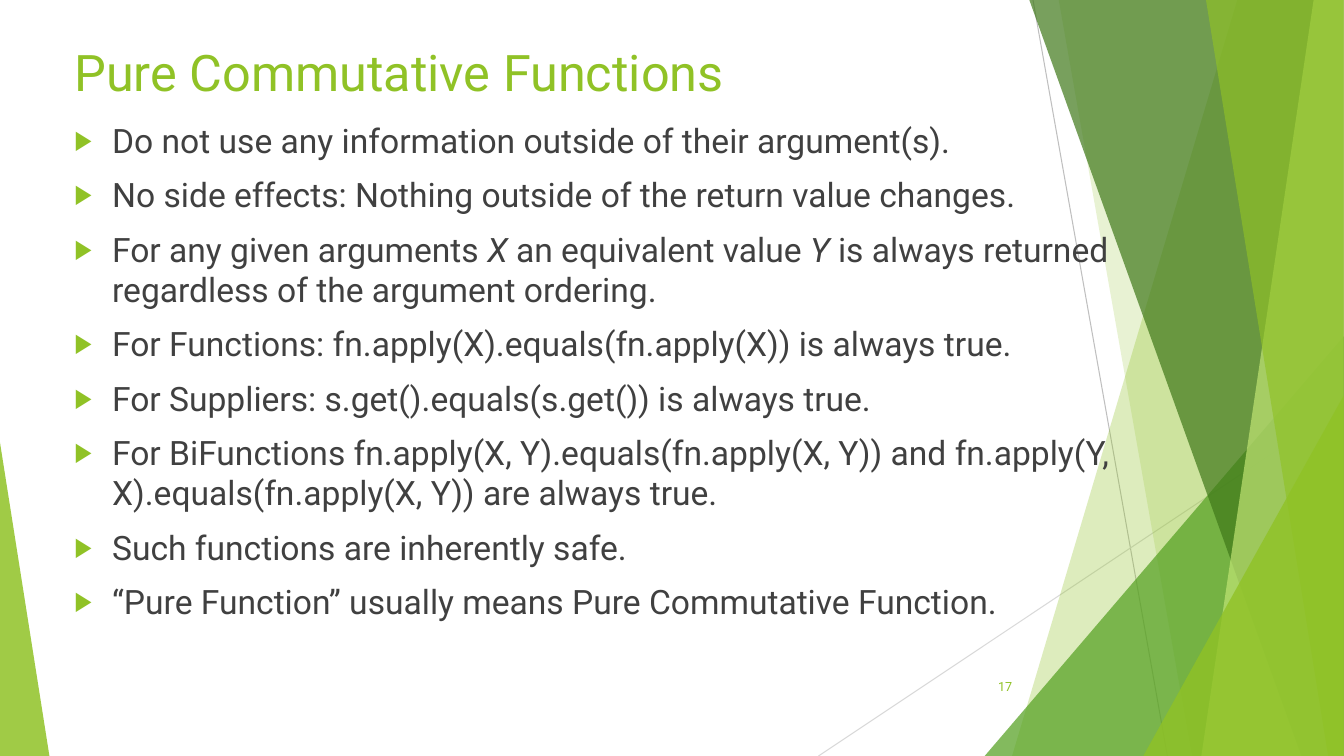
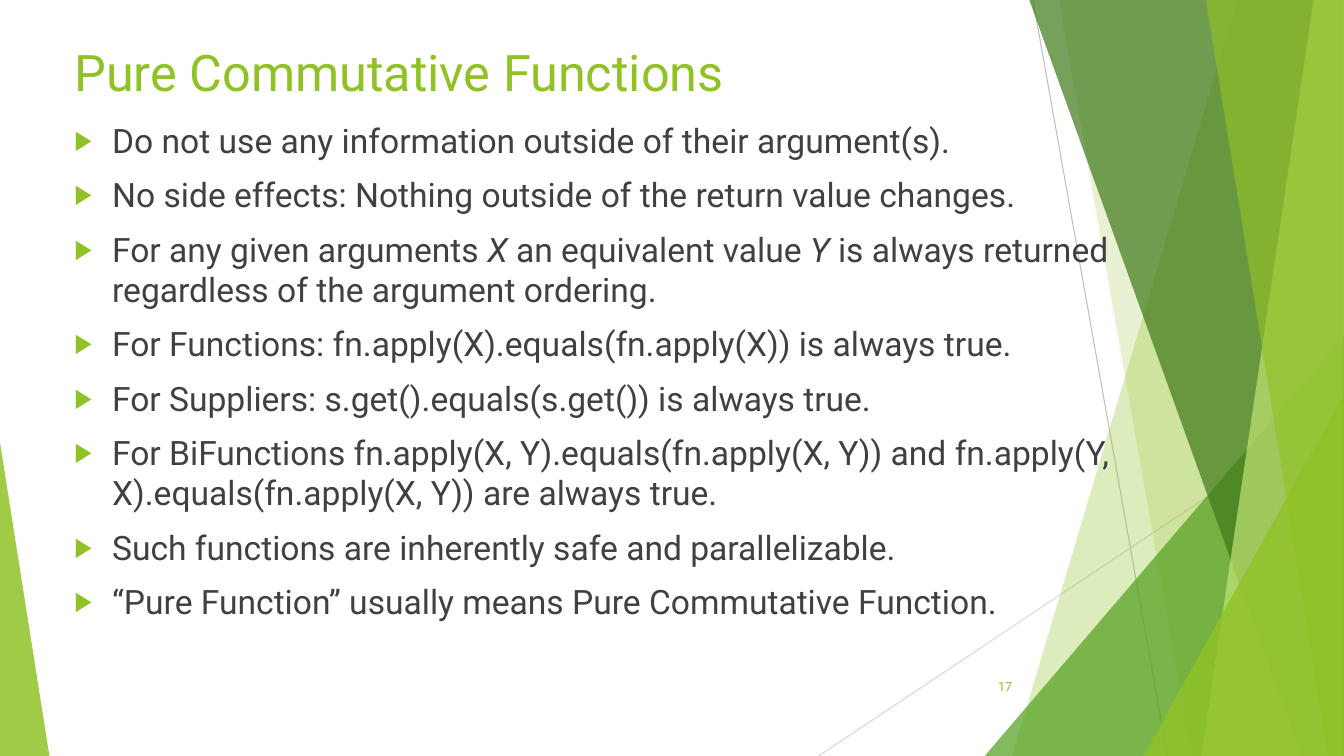
Before and after one commit to RichardRoda/2017-CodePaLOUsa-Lambda, a slide deck: slide 17 of Learning to Love the Lambda in the Stream.pptx. Drawn at 1344x756 pixels with LibreOffice and Linux fonts; fonts in the diff are those of the drawing. Boxes give left, top, right and bottom in pixels: in the first picture for what was removed or moved away, otherwise in the second. Text is boxed around its words. In the diff, an @@ line names an element or a change of style, - is before the commit and + after.

```diff
--- a/Learning to Love the Lambda in the Stream.pptx
+++ b/Learning to Love the Lambda in the Stream.pptx
@@ text at (x1=112, y1=534, x2=895, y2=567): text changed @@
-▶ Such functions are inherently safe.
+▶ Such functions are inherently safe and parallelizable.
```
Also in this commit, not shown: 7 other slides changed.
